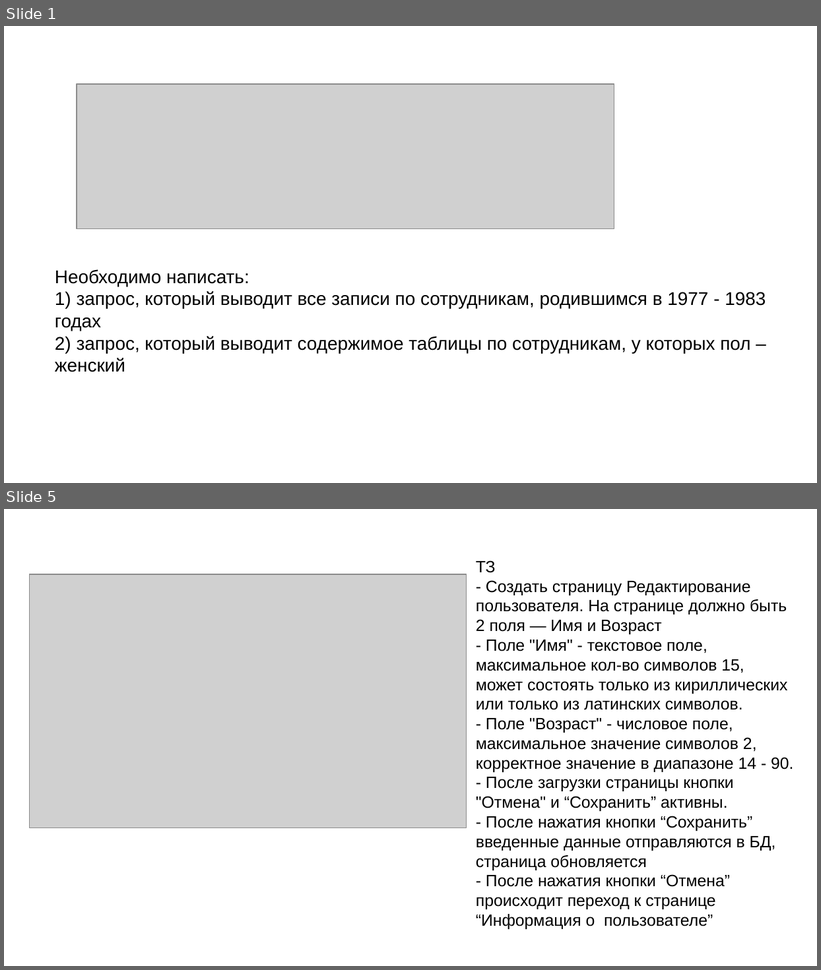
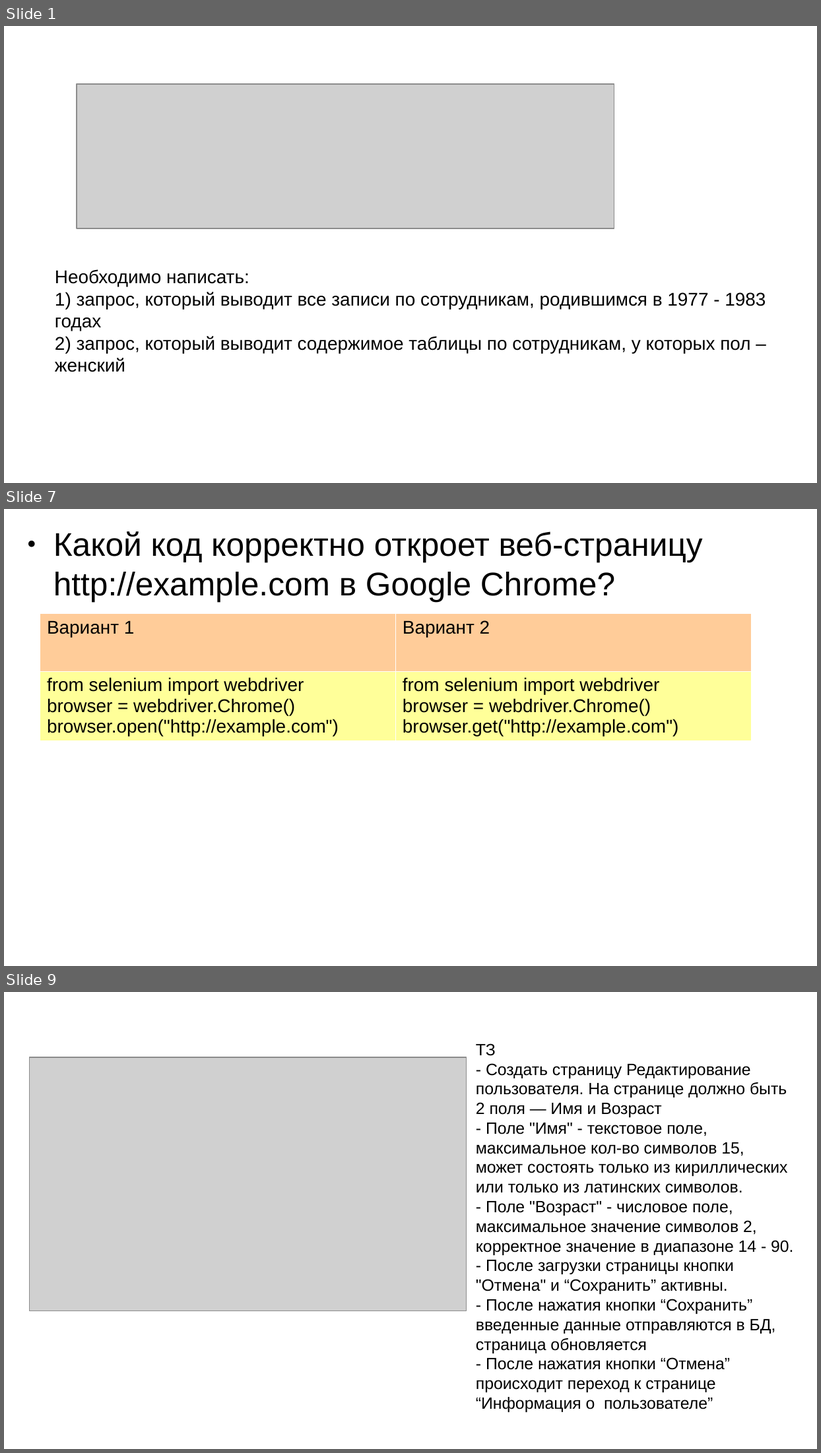
Before and after one commit to ANMerlinka/interview, a slide deck: tasks.pptx. Shown one above the other, each under a label of ours: slides 1 and 5 before the commit, slides 1, 7 and 9 after it; the slides between them are not shown. The pictures are 821x970 and 821x1453 pixels, drawn with LibreOffice and Linux fonts; fonts in the diff are those of the drawing; grey boxes stand for pictures; background and template pictures are left out. Boxes give left, top, right and bottom in pixels: in the first picture for what was removed or moved away, otherwise in the second. Text is boxed around its words. In the diff, an @@ line names an element or a change of style, - is before the commit and + after.

```diff
--- a/tasks.pptx
+++ b/tasks.pptx
@@ slide 7 added at (4,509,817,966), background #FFFFFF @@
@@ text added at (54,531,703,601), 32 pt, text #000000 @@
+● Какой код корректно откроет веб-страницу http://example.com в Google Chrome?
@@ table added at (40,613,750,761), 2 rows, 2 columns @@
+Вариант 1 | Вариант 2
+from selenium import webdriver / browser = webdriver.Chrome() / browser.open("http://example.com") | from selenium import webdriver / browser = webdriver.Chrome() / browser.get("http://example.com")
@@ what was slide 5 is now slide 9 @@
```
Also in this commit, not shown: 1 slide changed, 3 other slides added.
